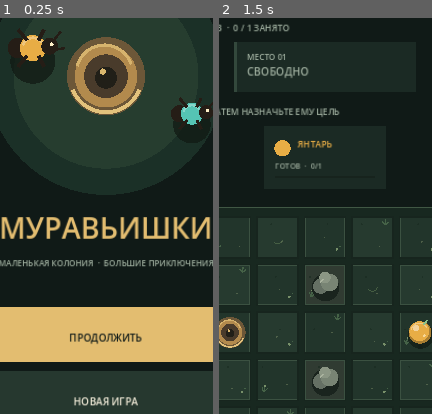
Above: before the commit, frames 1-2 (left to right).
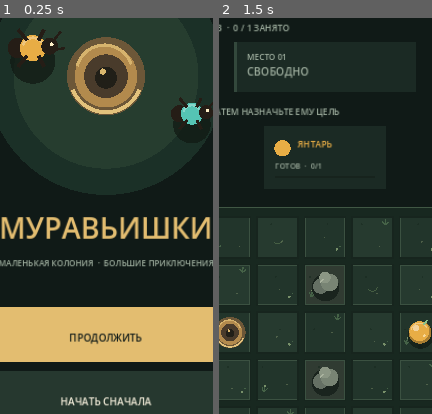
Above: after the commit, the same moments.

Repository: MaiklLX/Game-ANTS
Game: Godot game, scene res://scenes/main.tscn
Same seed, same stepped clock (60 frames per second), same inputs: the game is played once before the commit and once after it.
Inputs (mouse positions are % of the whole screen's width and height, from its top left):
- Up to frame 1 (0.25 s): no input
- Up to frame 2 (1.5 s): tap Enter at 0.5 s; click (48, 50) at 0.67 s; tap Space at 1.25 s; move the mouse to (27, 55) at 1.27 s; click (27, 55) at 1.42 s
The pictures show only the part of the screen within x 23-73%, y 18-68%; the shares and areas given below are measured in that part.

The runs differ from the first frame. In frame 1, 0.7% of the frame differs, in the area x 28-72%, y 95-98%; in frame 2, nothing differs.

Commit message:
polish(progression): continue from next level after victory

Diff:
--- a/scripts/ui/game_screen.gd
+++ b/scripts/ui/game_screen.gd
@@ -263,7 +263,7 @@
 	_menu_chapters_rect = Rect2(button_x, button_y + (button_height + button_gap) * 2.0, button_width, button_height)
 	_menu_settings_rect = Rect2(button_x, button_y + (button_height + button_gap) * 3.0, button_width, button_height)
 	_draw_shell_button(font, _menu_continue_rect, "ПРОДОЛЖИТЬ", true)
-	_draw_shell_button(font, _menu_new_rect, "НОВАЯ ИГРА")
+	_draw_shell_button(font, _menu_new_rect, "НАЧАТЬ СНАЧАЛА")
 	_draw_shell_button(font, _menu_chapters_rect, "ГЛАВЫ КАМПАНИИ")
 	_draw_shell_button(font, _menu_settings_rect, "НАСТРОЙКИ")
 	draw_string(font, Vector2(0, 1192), "ИГРА РАБОТАЕТ ОФЛАЙН  ·  ПРОГРЕСС СОХРАНЯЕТСЯ", HORIZONTAL_ALIGNMENT_CENTER, 720, ResponsiveLayoutScript.font_size(12, _ui_scale), COLOR_MUTED)
@@ -1205,6 +1205,11 @@
 		var save_result: Dictionary = _progress_store.mark_level_completed(level_id)
 		if not save_result.get("valid", false):
 			_progress_warning = String(save_result.get("warning", "Не удалось сохранить прогресс."))
+	if _progress_store != null and _level_index + 1 < _campaign_levels.size():
+		var next_level_id := String(_campaign_levels[_level_index + 1]["id"])
+		var continue_result: Dictionary = _progress_store.set_last_selected_level(next_level_id)
+		if not continue_result.get("valid", false):
+			_progress_warning = String(continue_result.get("warning", "Не удалось сохранить следующий уровень."))
 
 
 func _position_along_last_path(progress: float) -> Vector2:
